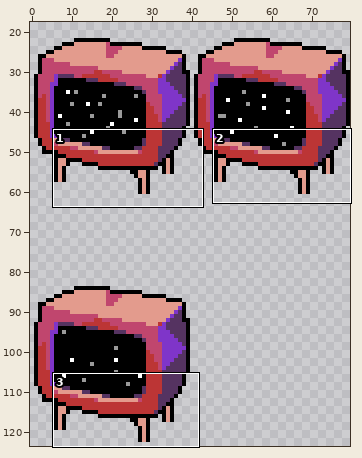
Sprite sheet: tv-busted.png. The first picture is a wide view before the edit; the outline marks the close-up.
Close-up. Before the commit:
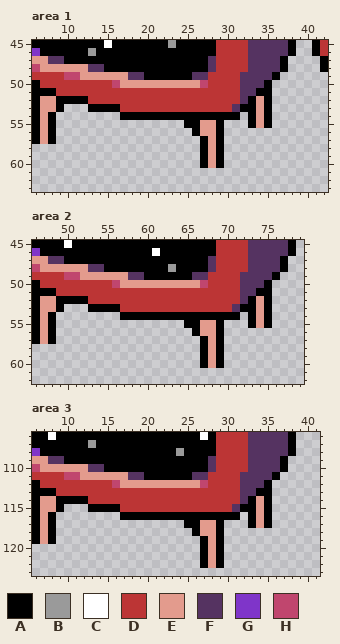
The file is 80x124 pixels. Shown: area 1: x 6..42, y 45..63; area 2: x 46..79, y 45..62; area 3: x 6..41, y 106..123. The wide view leaves out empty margins.
Palette (. is transparent): A #000000  B #9a9a9a  C #ffffff  D #bc3535  E #e39b8d  F #553361  G #7f35c9  H #c0466e
Pixels before, area 1, first column x 6:
45 AAAAAAAAACAAAAAAABAAAAADDDDFFFFFA..AD
46 GAAAAAABAAAAAAAAAAAAAAADDDDFFFFFA..AD
47 EEFFAAAAAAAAAAAAAAAAAAFDDDDFFFFA....A
48 HEEEEEEFFAAAAAAAAAAAAAFDDDDFFFFA....A
49 DDDDHHEEEEEEFFAAAAAAFFDDDDFFFFA......
50 ADDDDDDDDDHEEEEEEEEEEHDDDDFFFA.......
51 AAADDDDDDDDDDDDDDDDDDDDDDDFFAA.......
52 AEEAAAADDDDDDDDDDDDDDDDDDDFAEA.......
53 AEEA...AAAADDDDDDDDDDDDDDFAAEA.......
54 AEA........AAAAAAAAAAAAAAA.AEA.......
55 AEA................AAEEA...AEA.......
56 AEA.................AEEA.............
57 AEA..................AEA.............
58 .....................AEA.............
59 .....................AEA.............
60 .....................AEA.............
Pixels before, area 2, first column x 46:
45 AAAACAAAAAAAAAAAAAAAAAADDDDFFFFFA
46 GAAAAAAAAAAAAAACAAAAAAADDDDFFFFFA
47 EEFFAAAAAAAAAAAAAAAAAAFDDDDFFFFA.
48 HEEEEEEFFAAAAAAAABAAAAFDDDDFFFFA.
49 DDDDHHEEEEEEFFAAAAAAFFDDDDFFFFA..
50 ADDDDDDDDDHEEEEEEEEEEHDDDDFFFA...
51 AAADDDDDDDDDDDDDDDDDDDDDDDFFAA...
52 AEEAAAADDDDDDDDDDDDDDDDDDDFAEA...
53 AEEA...AAAADDDDDDDDDDDDDDFAAEA...
54 AEA........AAAAAAAAAAAAAAA.AEA...
55 AEA................AAEEA...AEA...
56 AEA.................AEEA.........
57 AEA..................AEA.........
58 .....................AEA.........
59 .....................AEA.........
60 .....................AEA.........
Pixels before, area 3, first column x 6:
106 AACAAAAAAAAAAAAAAAAAACADDDDFFFFFA
107 AAAAAAABAAAAAAAAAAAAAAADDDDFFFFFA
108 GAAAAAAAAAAAAAAAAABAAAADDDDFFFFFA
109 EEFFAAAAAAAAAAAAAAAAAAFDDDDFFFFA.
110 HEEEEEEFFAAAAAAAAAAAAAFDDDDFFFFA.
111 DDDDHHEEEEEEFFAAAAAAFFDDDDFFFFA..
112 ADDDDDDDDDHEEEEEEEEEEHDDDDFFFA...
113 AAADDDDDDDDDDDDDDDDDDDDDDDFFAA...
114 AEEAAAADDDDDDDDDDDDDDDDDDDFAEA...
115 AEEA...AAAADDDDDDDDDDDDDDFAAEA...
116 AEA........AAAAAAAAAAAAAAA.AEA...
117 AEA................AAEEA...AEA...
118 AEA.................AEEA.........
119 AEA..................AEA.........
120 .....................AEA.........
121 .....................AEA.........
122 .....................AEA.........
After:
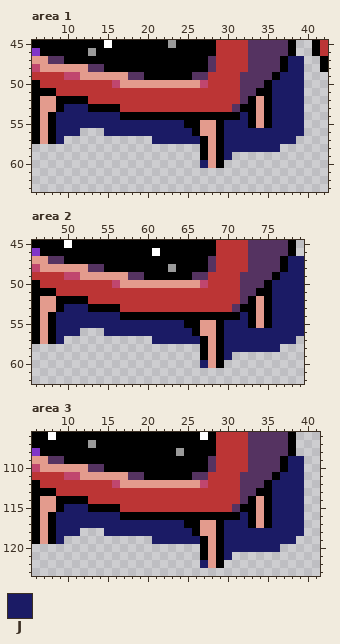
Colours new in this view: J #1b1b65
Edits made:
Changed rows in their new state; - is an unchanged pixel.
Area 1:
first column x 9:
47 -----------------------------JJ
48 -----------------------------JJ
49 ----------------------------JJJ
50 ---------------------------JJJJ
51 ---------------------------JJJJ
52 ---------------------------JJJJ
53 -JJJ-----------------------JJJJ
54 JJJJJJJJ---------------J---JJJJ
55 JJJJJJJJJJJJJJJJ-----JJJ---JJJJ
56 JJJ---JJJJJJJJJJJ----JJJJJJJJJJ
57 J-----------JJJJJJ---JJJJJJJJJ-
58 ---------------------JJJJJJJ---
59 ---------------------J---------
60 ------------------J------------
Area 2:
first column x 49:
47 -----------------------------JJ
48 -----------------------------JJ
49 ----------------------------JJJ
50 ---------------------------JJJJ
51 ---------------------------JJJJ
52 ---------------------------JJJJ
53 -JJJ-----------------------JJJJ
54 JJJJJJJJ---------------J---JJJJ
55 JJJJJJJJJJJJJJJJ-----JJJ---JJJJ
56 JJJ---JJJJJJJJJJJ----JJJJJJJJJJ
57 J-----------JJJJJJ---JJJJJJJJJ-
58 ---------------------JJJJJJJ---
59 ---------------------J---------
60 ------------------J------------
Area 3:
first column x 9:
109 -----------------------------JJ
110 -----------------------------JJ
111 ----------------------------JJJ
112 ---------------------------JJJJ
113 ---------------------------JJJJ
114 ---------------------------JJJJ
115 -JJJ-----------------------JJJJ
116 JJJJJJJJ---------------J---JJJJ
117 JJJJJJJJJJJJJJJJ-----JJJ---JJJJ
118 JJJ---JJJJJJJJJJJ----JJJJJJJJJJ
119 J-----------JJJJJJ---JJJJJJJJJ-
120 ---------------------JJJJJJJ---
121 ---------------------J---------
122 ------------------J------------
